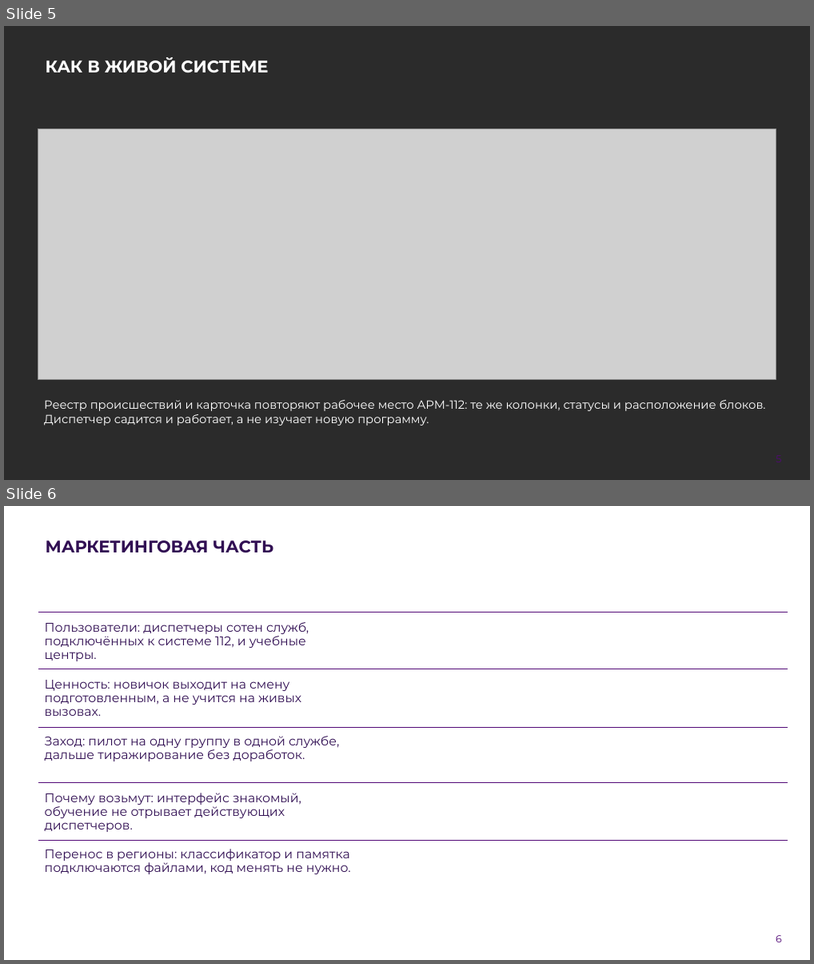
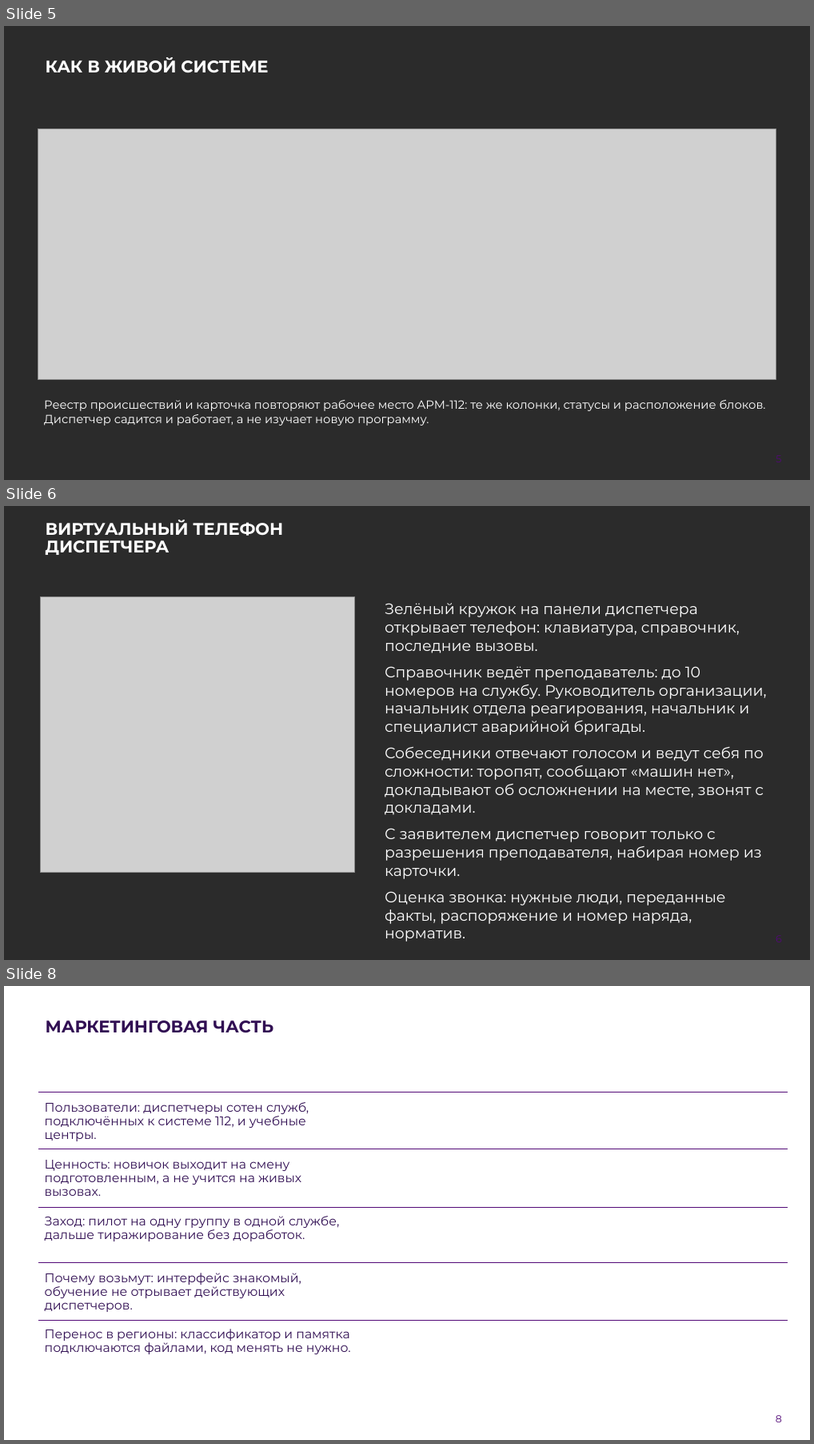
Before and after one commit to Vadik145-beep/lct-112-simulator, a slide deck: docs/presentation/ЛЦТ2026_Ультратех_задача9.pptx. Shown one above the other, each under a label of ours: slides 5 and 6 before the commit, slides 5, 6 and 8 after it; the slides between them are not shown. The pictures are 814x964 and 814x1444 pixels, drawn with LibreOffice and Linux fonts; fonts in the diff are those of the drawing; grey boxes stand for pictures; background and template pictures are left out; a plain dark background stands for a picture behind light text. Boxes give left, top, right and bottom in pixels: in the first picture for what was removed or moved away, otherwise in the second. Text is boxed around its words. In the diff, an @@ line names an element or a change of style, - is before the commit and + after.

Commit message:
docs: презентация финала, версия 20.10 (#268)
Переработана под рекомендации заказчика от 16.10: убран режим оператора 112,
добавлены слайды про виртуальный телефон, формирование заданий ИИ и два слайда
«Рекомендации заказчика: что сделано». Обязательные слайды шаблона сохранены.
Обновлены «Где посмотреть», «Что проверено», «Планы», описание решения.

```diff
--- a/docs/presentation/ЛЦТ2026_Ультратех_задача9.pptx
+++ b/docs/presentation/ЛЦТ2026_Ультратех_задача9.pptx
@@ slide 6 added at bbox=[4, 506, 810, 960], background picture (left out) @@
@@ title added at bbox=[46, 520, 283, 555], 20 pt, text #FFFFFF, bold @@
+ВИРТУАЛЬНЫЙ ТЕЛЕФОН ДИСПЕТЧЕРА
@@ picture added at bbox=[40, 596, 355, 872] @@
@@ text added at bbox=[385, 603, 767, 941], 18 pt, text #FFFFFF @@
+Зелёный кружок на панели диспетчера открывает телефон: клавиатура, справочник, последние вызовы.
+Справочник ведёт преподаватель: до 10 номеров на службу. Руководитель организации, начальник отдела реагирования, начальник и специалист аварийной бригады.
+Собеседники отвечают голосом и ведут себя по сложности: торопят, сообщают «машин нет», докладывают об осложнении на месте, звонят с докладами.
+С заявителем диспетчер говорит только с разрешения преподавателя, набирая номер из карточки.
+Оценка звонка: нужные люди, переданные факты, распоряжение и номер наряда, норматив.
@@ page number added at bbox=[761, 927, 798, 951], 12 pt, text #520977 @@
+6
@@ what was slide 6 is now slide 8 @@
```
Also in this commit, not shown: 10 slides changed, 3 other slides added, 1 other file.
